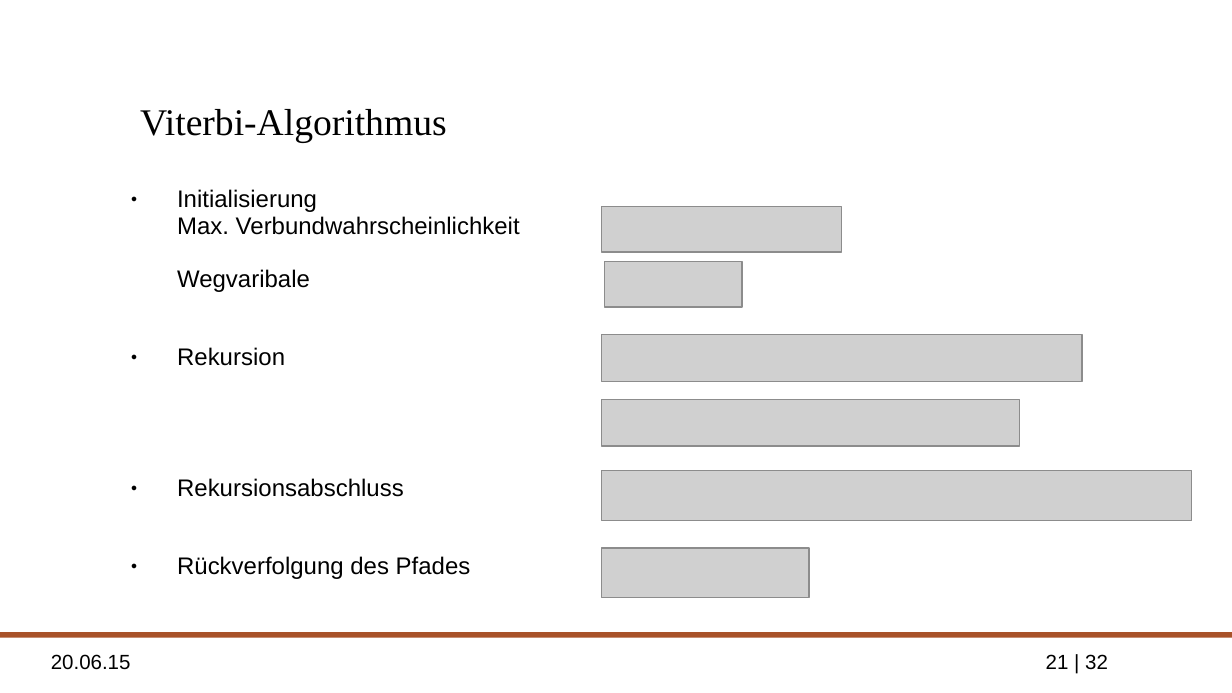
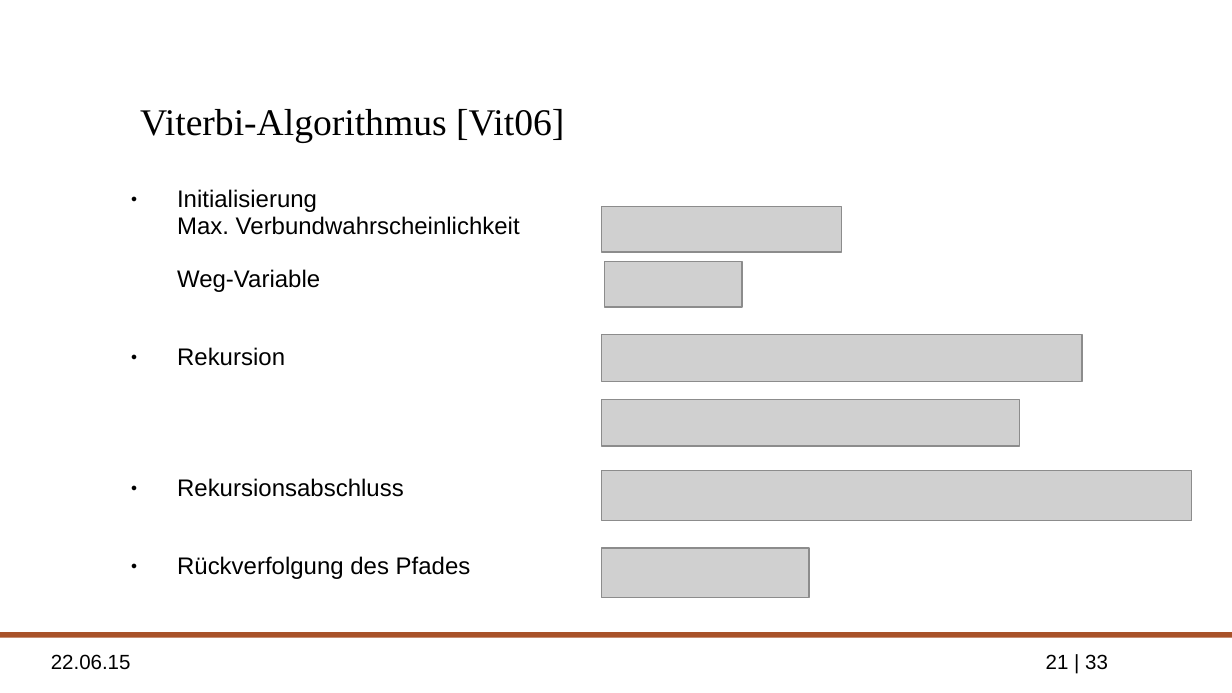
Before and after one commit to ppasler/Formale-Methoden-HMM, a slide deck: slide 21 of presentation/formale_methoden_hmm_pasler_presentation.odp. Drawn at 1232x693 pixels with LibreOffice and Linux fonts; fonts in the diff are those of the drawing; grey boxes stand for pictures; background and template pictures are left out. Boxes give left, top, right and bottom in pixels: in the first picture for what was removed or moved away, otherwise in the second. Text is boxed around its words. In the diff, an @@ line names an element or a change of style, - is before the commit and + after.

```diff
--- a/presentation/formale_methoden_hmm_pasler_presentation.odp
+++ b/presentation/formale_methoden_hmm_pasler_presentation.odp
@@ title at [140,109,564,143]: text changed @@
-Viterbi-Algorithmus
+Viterbi-Algorithmus [Vit06]
@@ text at [177,189,520,292]: text changed @@
-● Initialisierung
-  Max. Verbundwahrscheinlichkeit
-  Wegvaribale
+● Initialisierung
+  Max. Verbundwahrscheinlichkeit
+  Weg-Variable
@@ text at [51,654,131,670]: text changed @@
-20.06.15
+22.06.15
@@ page number at [1046,654,1108,670]: text changed @@
-21 | 32
+21 | 33
```
Also in this commit, not shown: 30 other slides changed, 1 slide added, 1 other file.
